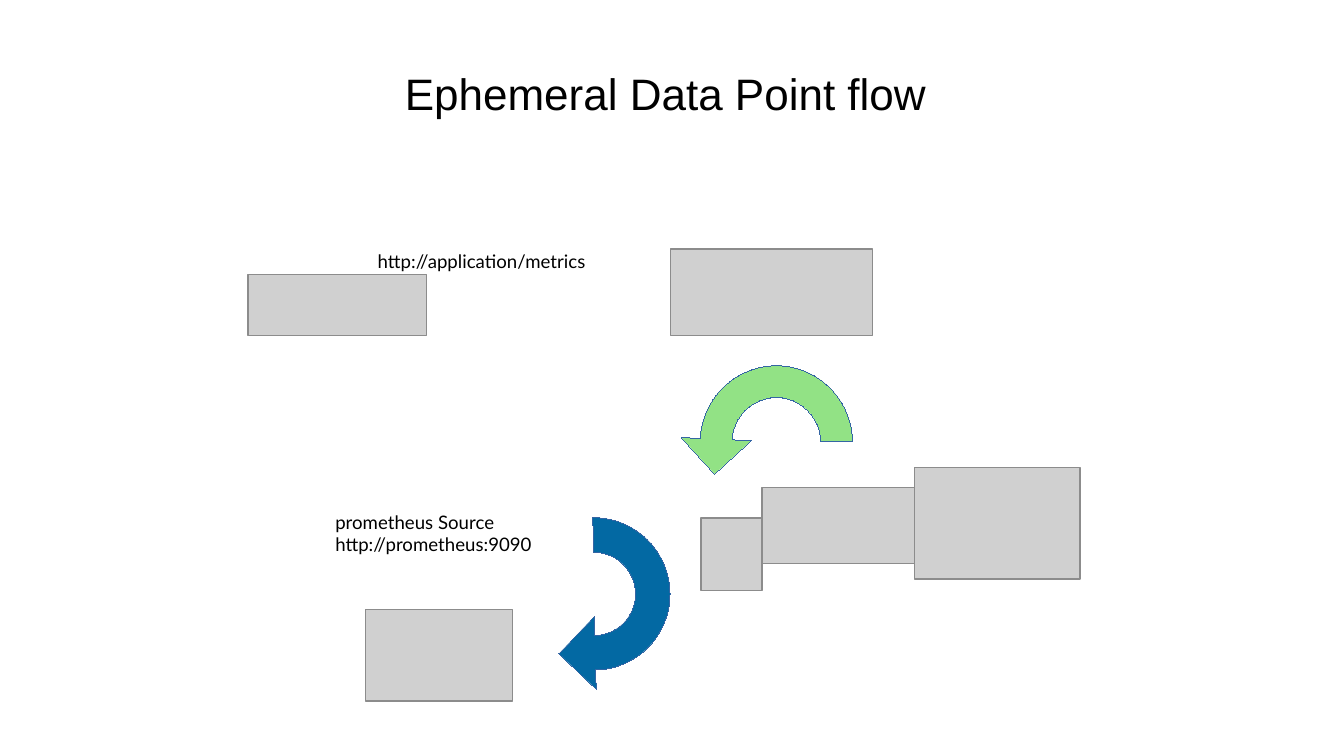
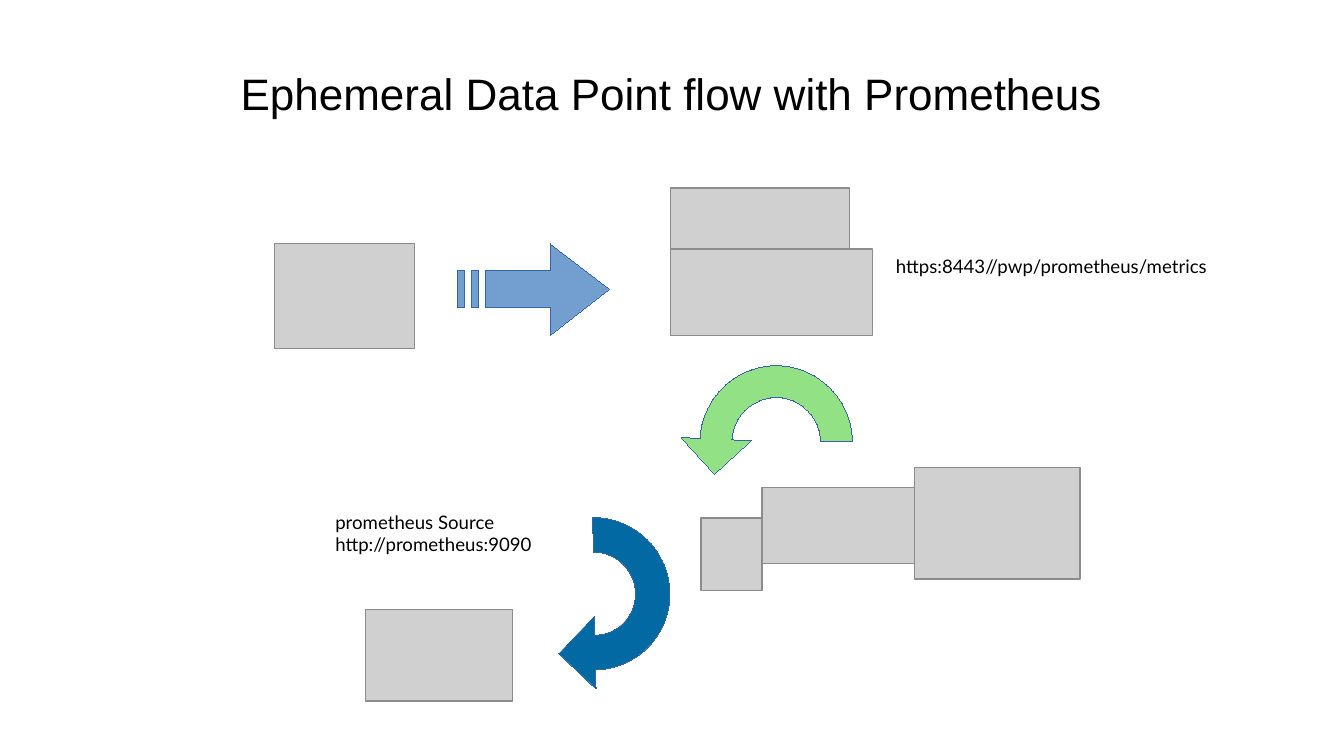
Before and after one commit to sergueik/springboot_study, a slide deck: slide 3 of basic-influxdb/data flow.odp (slide 2 before the commit). Drawn at 1344x756 pixels with LibreOffice and Linux fonts; fonts in the diff are those of the drawing; grey boxes stand for pictures. Boxes give left, top, right and bottom in pixels: in the first picture for what was removed or moved away, otherwise in the second. Text is boxed around its words. In the diff, an @@ line names an element or a change of style, - is before the commit and + after.

Commit message:
intermediate revision - updated presentation, and documentation on using vendor iflux images

```diff
--- a/basic-influxdb/data flow.odp
+++ b/basic-influxdb/data flow.odp
@@ title at [241,78,1101,119]: text changed @@
-Ephemeral Data Point flow
+Ephemeral Data Point flow with Prometheus
@@ picture added at [671,188,850,249] @@
@@ picture: place and size @@
-picture at [248,274,427,335]
+picture at [274,244,415,349]
@@ text removed at [378,254,586,272] @@
-http://application/metrics
@@ freeform shape added at [457,244,610,335], fill #729FCF, outline #3465A4 0 pt @@
@@ text added at [896,259,1207,277], 11 pt, text #000000 @@
+https:8443//pwp/prometheus/metrics
```
Also in this commit, not shown: 3 other slides changed, 1 slide added, 12 other files.
